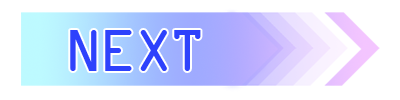
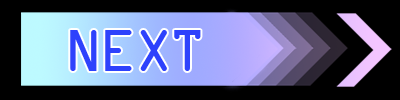
Revision of a layered 400 x 100 image; what changed, layer by layer:
added layer "圖層 2" in group "工作區域 1" over [336,13,392,87]
painted on "a 拷貝" over [324,12,380,86]
showed "圖層 1" over [0,0,400,100]
